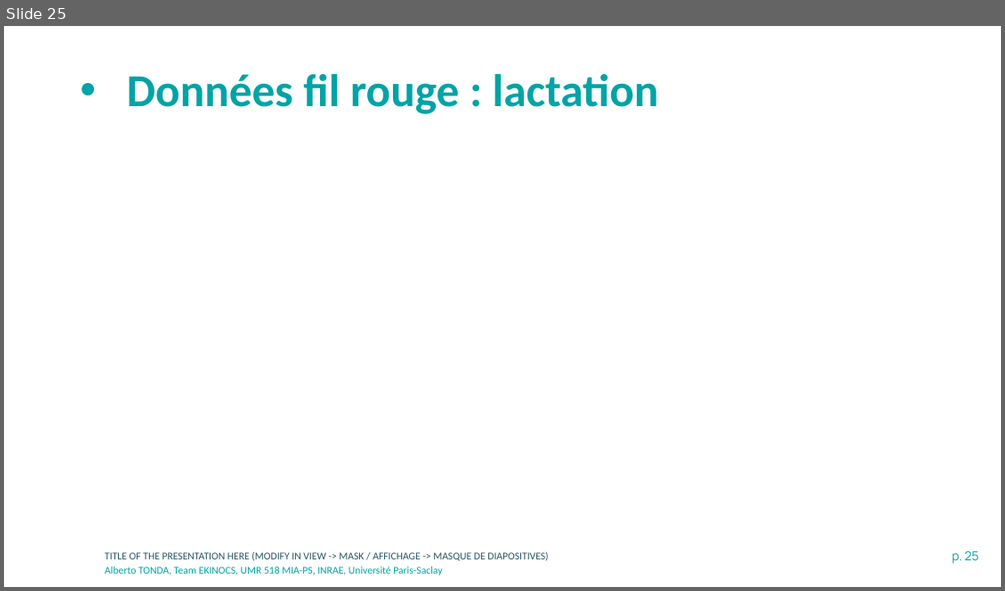
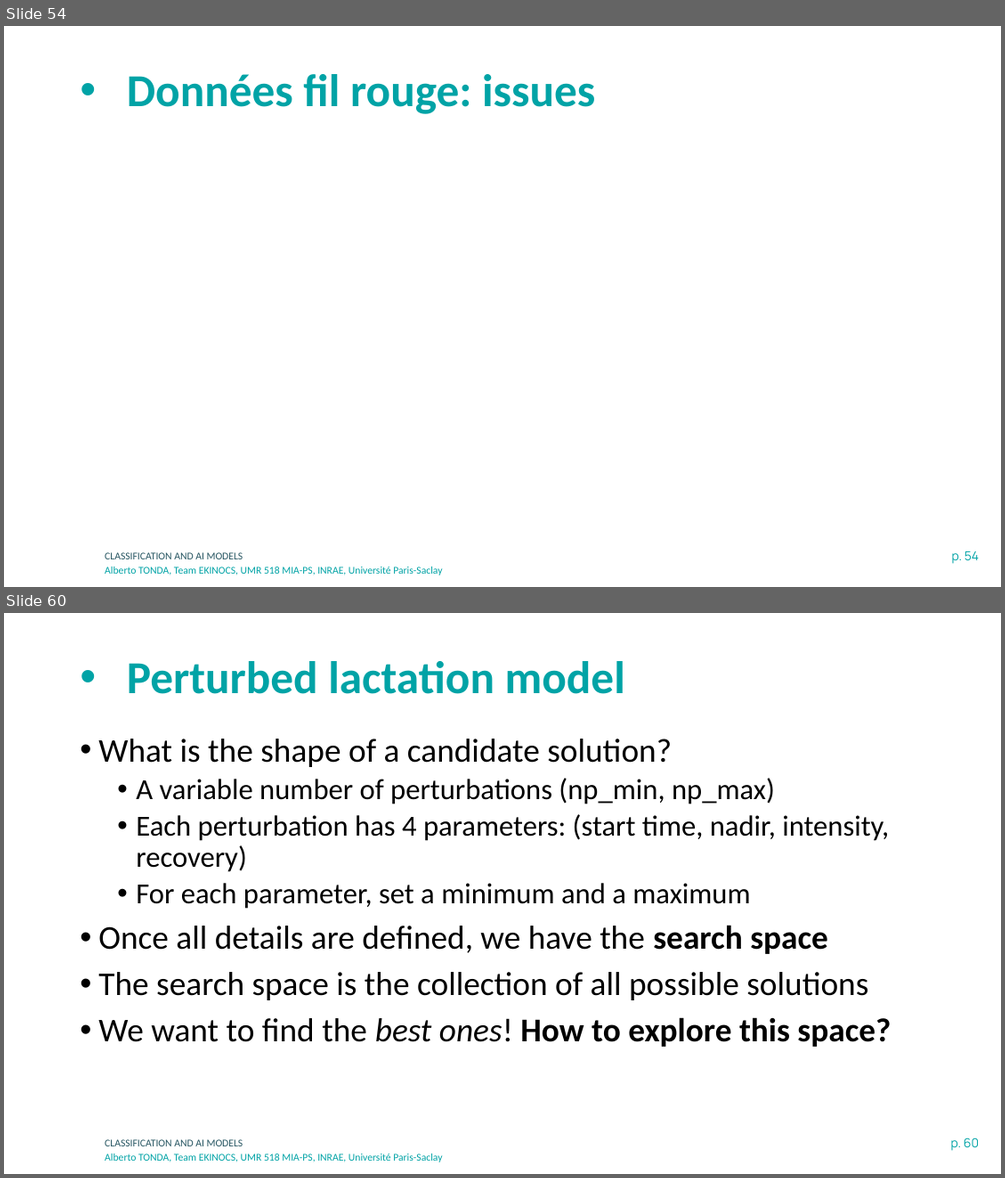
Before and after one commit to albertotonda/teaching, a slide deck: 2024-inrae-model-data-researcher-school/intro-to-machine-learning-models-tonda.pptx. Shown one above the other, each under a label of ours: slide 25 before the commit, slides 54 and 60 after it; the slides between them are not shown. The pictures are 1005x591 and 1005x1178 pixels, drawn with LibreOffice and Linux fonts; fonts in the diff are those of the drawing; grey boxes stand for pictures; background and template pictures are left out. Boxes give left, top, right and bottom in pixels: in the first picture for what was removed or moved away, otherwise in the second. Text is boxed around its words. In the diff, an @@ line names an element or a change of style, - is before the commit and + after.

```diff
--- a/2024-inrae-model-data-researcher-school/intro-to-machine-learning-models-tonda.pptx
+++ b/2024-inrae-model-data-researcher-school/intro-to-machine-learning-models-tonda.pptx
@@ slide 60 added at bbox=[4, 613, 1001, 1174], background #FFFFFF; not listed: 3 template elements that a slide beside it also shows @@
@@ title added at bbox=[127, 661, 625, 694], 44 pt, text #00A3A6, bold @@
+• Perturbed lactation model
@@ text added at bbox=[98, 738, 890, 1046], 32 pt, text #000000 @@
+• What is the shape of a candidate solution?
+  • A variable number of perturbations (np_min, np_max)
+  • Each perturbation has 4 parameters: (start time, nadir, intensity, recovery)
+  • For each parameter, set a minimum and a maximum
+• Once all details are defined, we have the search space
+• The search space is the collection of all possible solutions
+• We want to find the best ones! How to explore this space?
@@ what was slide 25 is now slide 54 @@
@@ slide 54 changed as well @@
@@ title at bbox=[127, 74, 595, 114]: text changed @@
-• Données fil rouge : lactation
+• Données fil rouge: issues
@@ text at bbox=[105, 552, 243, 559]: text changed @@
-TITLE OF THE PRESENTATION HERE (MODIFY IN VIEW -> MASK / AFFICHAGE -> MASQUE DE DIAPOSITIVES)
+CLASSIFICATION AND AI MODELS
@@ page number at bbox=[952, 551, 979, 564]: text changed @@
-p. 25
+p. 54
```
Also in this commit, not shown: 21 other slides changed, 43 other slides added, 4 slides removed, 8 other files.
